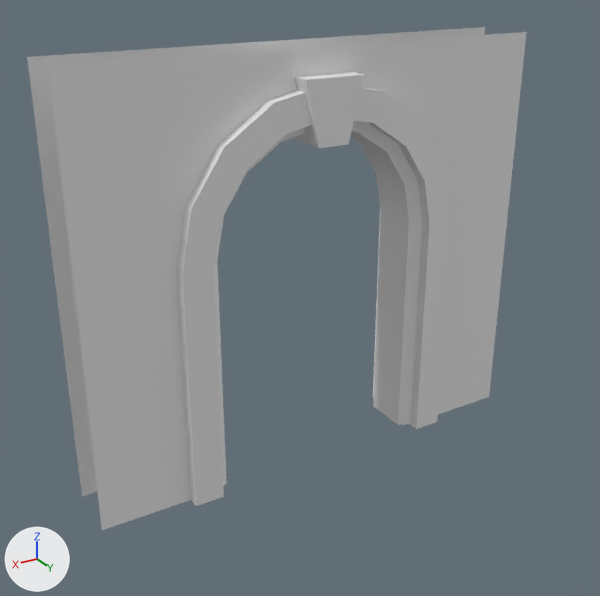
An edit to the FBX model Assets/StaticMeshes/Amalie/Arches/SM_ArchwaySmall.fbx, drawn before and after from the same camera.
One viewpoint serves both versions: a 50 mm lens placed at (-0.63, 6.52, 4.2), pointed at (-3.8, 1.23, 1.56). Arrows for +X, +Y and +Z are at lower left; the lights stay in place. Where no turn or scale is listed for an object, it has been applied to the vertices.

Objects in the first picture: 'SM_ArchwaySmall'.
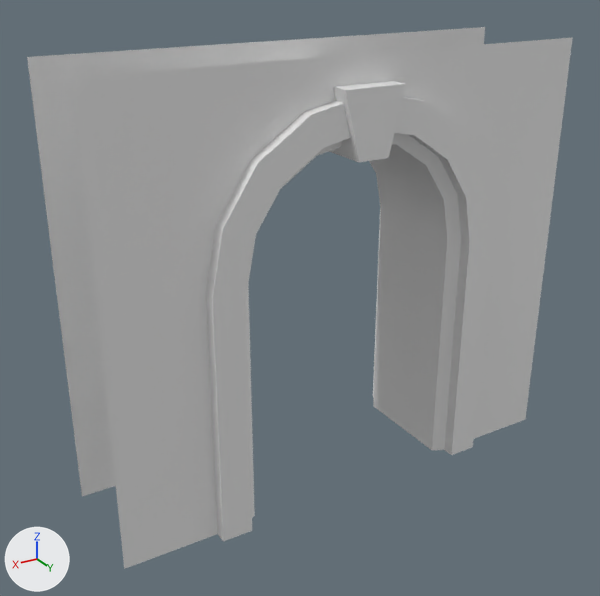
The newer file is also turned or shifted as a whole; pictures and numbers use the older file's frame.

What differs and where, as boxes [x1, y1, x2, y2] in the pictures (600 x 596 px; the box of a moved part takes in the faces that stretch with it):
'SM_ArchwaySmall', reshaped (9% wider, 8% taller): before [27, 27, 526, 530]; after [27, 27, 573, 569]
part 1 of me_circle_004, moved or reshaped: before [56, 32, 526, 530]; after [115, 37, 573, 569]
part 2 of me_circle_004, moved or reshaped: before [177, 72, 452, 506]; after [206, 81, 493, 541]

The edits, one by one:
me_circle_004 is used by ob_sm_archwaysmall; location (-4.0, 1.0, 0.0).
me_circle_004 had 132 vertices, 102 faces and spanned x -2.0..2.0, y -0.4..0.4, z 0.0..3.5.
me_circle_004 now has 132 vertices, 102 faces and spans x -2.0..2.0, y -0.4..0.9, z 0.0..3.5.
me_circle_004 part 1: the loose piece of 18 vertices spanning x -2.0..2.0, y 0.25, z 0.0..3.5 is moved by (0.0, 0.5, 0.0).
me_circle_004 part 2: 48 of the vertices in x -1.25..1.25, y 0.2..0.4, z 0.0..3.3 are moved by (0.0, 0.5, 0.0).
